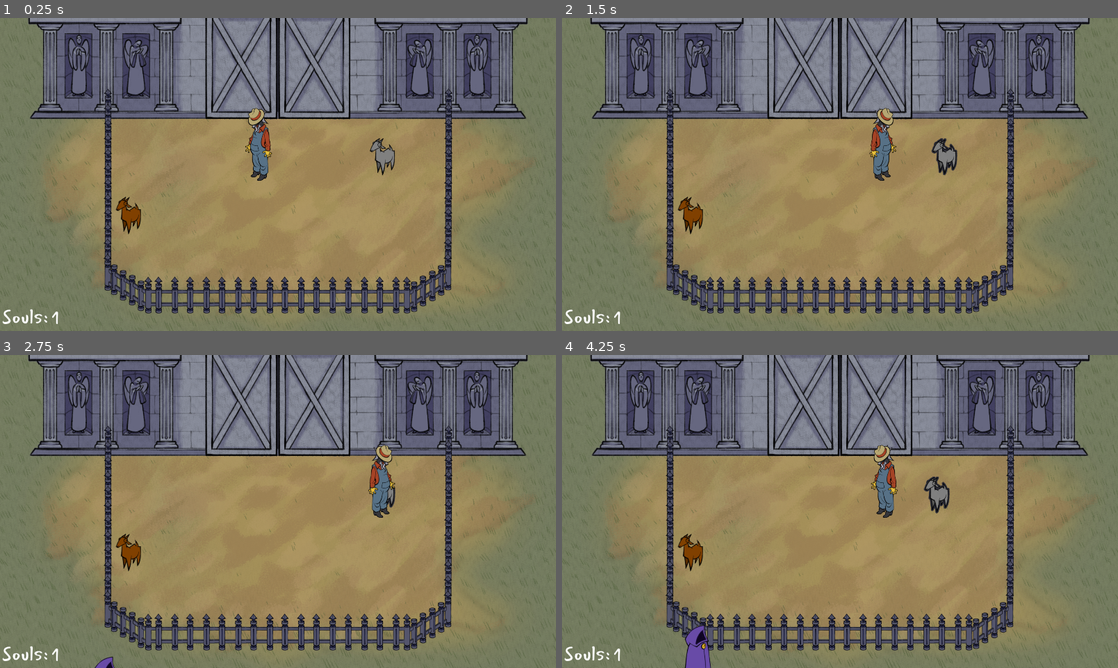
Above: before the commit, frames 1-4 (two rows, left to right).
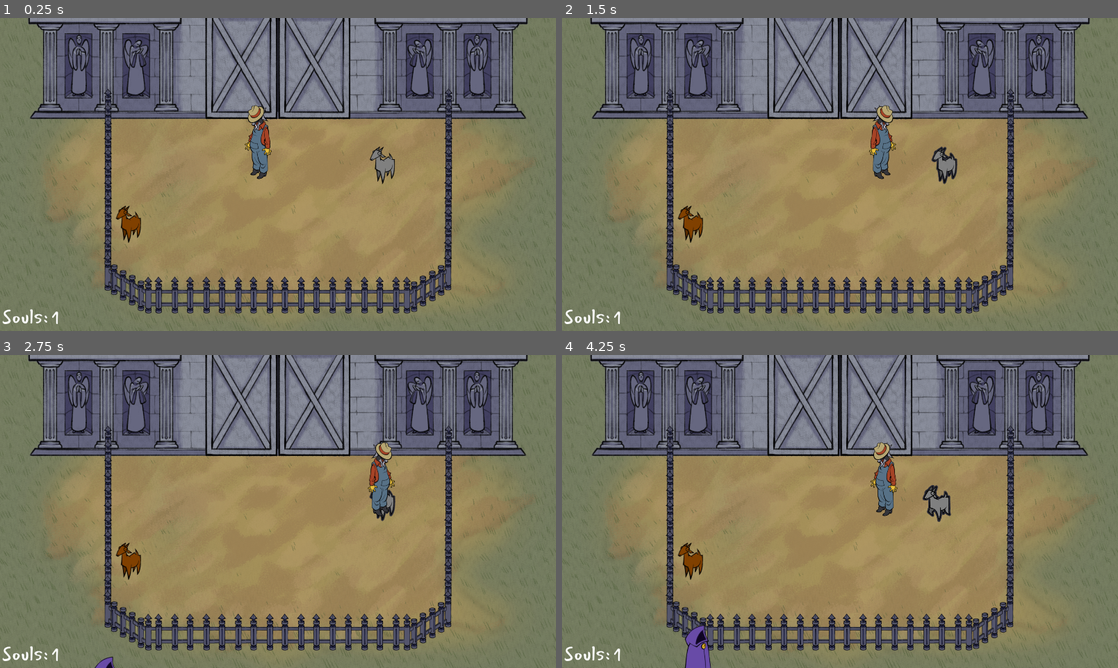
Above: after the commit, the same moments.

Repository: jadicodes/goat-game
Game: Godot game, scene res://farm/farm.tscn
The game is run twice, just before and just after one commit, with the same random seed, the same clock (stepped at 60 frames per second) and the same inputs.
Inputs (mouse positions are in pixels of both pictures, inside the frame that each line leads up to):
- Up to frame 1 (0.25 s): no input
- Up to frame 2 (1.5 s): tap Enter at 0.5 s; move the mouse to (962, 158) at 0.52 s; hold D (move_right) 0.53-1.25 s; hold E (interact) 0.53-1.25 s; click (962, 158) at 0.67 s; drag from (728, 190) to (840, 80) at 1.27 s
- Up to frame 3 (2.75 s): tap Space at 2 s; move the mouse to (333, 442) at 2.02 s; hold D (move_right) from 2.03 s (still down); tap Alt at 2.1 s
- Up to frame 4 (4.25 s): release D (move_right) at 2.75 s; drag from (812, 574) to (689, 561) at 2.77 s; move the mouse to (1006, 558) at 3.52 s; hold A (move_left) from 3.53 s (still down); hold E (interact) from 3.53 s (still down)

The runs differ from the first frame. In frame 1, 1.2% of the frame differs, in the area x 20-71%, y 27-72%; in frame 2, 1.2%; in frame 3, 0.9%; in frame 4, 1.3%, in the area x 20-70%, y 27-72%.

Commit message:
Switch to animated sprite for directional_sprite

Diff:
--- a/project/directional_sprite/directional_sprite.gd
+++ b/project/directional_sprite/directional_sprite.gd
@@ -1,11 +1,6 @@
-@tool
+# @tool
 class_name DirectionalSprite2D
-extends Sprite2D
-
-@export var _sprite_front: Texture2D
-@export var _sprite_back: Texture2D
-@export var _front_flipped: bool = false
-@export var _back_flipped: bool = false
+extends AnimatedSprite2D
 
 var _character: CharacterBody2D
 
@@ -39,9 +34,9 @@
 
 
 func _update_sprite() -> void:
-	if _is_front:
-		texture = _sprite_front
-		flip_h = _front_flipped if _is_left else not _front_flipped
+	if _character.velocity == Vector2.ZERO:
+		play("idle_front" if _is_front else "idle_back")
 	else:
-		texture = _sprite_back
-		flip_h = _back_flipped if _is_left else not _back_flipped
+		play("walk_front" if _is_front else "walk_back")
+
+	flip_h = not _is_left
--- a/project/farmer/farmer.tscn
+++ b/project/farmer/farmer.tscn
@@ -1,9 +1,44 @@
-[gd_scene load_steps=7 format=3 uid="uid://cqdu4npym77hm"]
+[gd_scene load_steps=8 format=3 uid="uid://cqdu4npym77hm"]
 
 [ext_resource type="Script" uid="uid://dm2umt83y7wau" path="res://farmer/farmer.gd" id="1_7h16g"]
 [ext_resource type="Texture2D" uid="uid://sqj3sppvhpj6" path="res://farmer/farmer_sprite.png" id="2_7h16g"]
+[ext_resource type="Texture2D" uid="uid://cqxdafnj0jnjq" path="res://farmer/farmer_sprite_back.png" id="2_d38dk"]
 [ext_resource type="Script" uid="uid://d20spc7xxot7" path="res://directional_sprite/directional_sprite.gd" id="2_vm3ej"]
-[ext_resource type="Texture2D" uid="uid://cqxdafnj0jnjq" path="res://farmer/farmer_sprite_back.png" id="4_d38dk"]
+
+[sub_resource type="SpriteFrames" id="SpriteFrames_4difp"]
+animations = [{
+"frames": [{
+"duration": 1.0,
+"texture": ExtResource("2_d38dk")
+}],
+"loop": true,
+"name": &"idle_back",
+"speed": 5.0
+}, {
+"frames": [{
+"duration": 1.0,
+"texture": ExtResource("2_7h16g")
+}],
+"loop": true,
+"name": &"idle_front",
+"speed": 5.0
+}, {
+"frames": [{
+"duration": 1.0,
+"texture": ExtResource("2_d38dk")
+}],
+"loop": true,
+"name": &"walk_back",
+"speed": 5.0
+}, {
+"frames": [{
+"duration": 1.0,
+"texture": ExtResource("2_7h16g")
+}],
+"loop": true,
+"name": &"walk_front",
+"speed": 5.0
+}]
 
 [sub_resource type="CircleShape2D" id="CircleShape2D_7h16g"]
 radius = 32.249
@@ -16,15 +51,12 @@
 motion_mode = 1
 script = ExtResource("1_7h16g")
 
-[node name="DirectionalSprite2D" type="Sprite2D" parent="."]
-y_sort_enabled = true
-position = Vector2(5.96046e-08, -7.62939e-06)
-scale = Vector2(0.995026, 0.987494)
-texture = ExtResource("2_7h16g")
-offset = Vector2(1.005, -97.2158)
+[node name="DirectionalSprite2D" type="AnimatedSprite2D" parent="."]
+sprite_frames = SubResource("SpriteFrames_4difp")
+animation = &"walk_front"
+autoplay = "idle_front"
+offset = Vector2(0, -104)
 script = ExtResource("2_vm3ej")
-_sprite_front = ExtResource("2_7h16g")
-_sprite_back = ExtResource("4_d38dk")
 metadata/_custom_type_script = "uid://d20spc7xxot7"
 
 [node name="CollisionShape2D" type="CollisionShape2D" parent="."]
--- a/project/goat/goat.gd
+++ b/project/goat/goat.gd
@@ -13,7 +13,7 @@
 
 @onready var state_machine: StateMachine = $StateMachine
 @onready var hit_box: Area2D = $HitBox
-@onready var _sprite: Sprite2D = %DirectionalSprite2D
+@onready var _sprite: DirectionalSprite2D = %DirectionalSprite2D
 @onready var _audio_player: AudioStreamPlayer = %AudioStreamPlayer
 # @onready var _collision_shape: CollisionShape2D = $CollisionShape2D
 
--- a/project/goat/goat.tscn
+++ b/project/goat/goat.tscn
@@ -15,15 +15,83 @@
 [ext_resource type="AudioStream" uid="uid://bj3wid3oag8h1" path="res://audio/noise/scream_1.wav" id="13_jg6it"]
 [ext_resource type="AudioStream" uid="uid://ttrmypqd77wu" path="res://audio/noise/scream_2.wav" id="14_nigfc"]
 [ext_resource type="AudioStream" uid="uid://dw3ttkol73swo" path="res://audio/noise/tiny_bleat.wav" id="15_kji8r"]
+[ext_resource type="Texture2D" uid="uid://c7haq3bigbuex" path="res://goat/goat_walk_front_sprite_sheet.png" id="16_m3eqh"]
 
-[sub_resource type="ShaderMaterial" id="ShaderMaterial_l80ky"]
+[sub_resource type="ShaderMaterial" id="ShaderMaterial_jg6it"]
 resource_local_to_scene = true
-shader = ExtResource("2_rf04r")
+shader = ExtResource("2_m3eqh")
 shader_parameter/allow_out_of_bounds = true
 shader_parameter/outline_thickness = 4.0
 shader_parameter/outline_color = Color(0.329412, 0.333333, 0.423529, 1)
 shader_parameter/enabled = false
-shader_parameter/modulate_color = Color(0.190762, 0.190762, 0.190762, 1)
+shader_parameter/modulate_color = Color(1, 1, 1, 1)
+
+[sub_resource type="AtlasTexture" id="AtlasTexture_jg6it"]
+atlas = ExtResource("16_m3eqh")
+region = Rect2(0, 0, 128, 128)
+
+[sub_resource type="AtlasTexture" id="AtlasTexture_nigfc"]
+atlas = ExtResource("16_m3eqh")
+region = Rect2(128, 0, 128, 128)
+
+[sub_resource type="AtlasTexture" id="AtlasTexture_kji8r"]
+atlas = ExtResource("16_m3eqh")
+region = Rect2(256, 0, 128, 128)
+
+[sub_resource type="AtlasTexture" id="AtlasTexture_wq21q"]
+atlas = ExtResource("16_m3eqh")
+region = Rect2(384, 0, 128, 128)
+
+[sub_resource type="AtlasTexture" id="AtlasTexture_0iwim"]
+atlas = ExtResource("16_m3eqh")
+region = Rect2(512, 0, 128, 128)
+
+[sub_resource type="SpriteFrames" id="SpriteFrames_cwojh"]
+animations = [{
+"frames": [{
+"duration": 1.0,
+"texture": ExtResource("4_rf04r")
+}],
+"loop": true,
+"name": &"idle_back",
+"speed": 5.0
+}, {
+"frames": [{
+"duration": 1.0,
+"texture": ExtResource("4_xcji4")
+}],
+"loop": true,
+"name": &"idle_front",
+"speed": 5.0
+}, {
+"frames": [{
+"duration": 1.0,
+"texture": ExtResource("4_rf04r")
+}],
+"loop": true,
+"name": &"walk_back",
+"speed": 5.0
+}, {
+"frames": [{
+"duration": 1.0,
+"texture": SubResource("AtlasTexture_jg6it")
+}, {
+"duration": 1.0,
+"texture": SubResource("AtlasTexture_nigfc")
+}, {
+"duration": 1.0,
+"texture": SubResource("AtlasTexture_kji8r")
+}, {
+"duration": 1.0,
+"texture": SubResource("AtlasTexture_wq21q")
+}, {
+"duration": 1.0,
+"texture": SubResource("AtlasTexture_0iwim")
+}],
+"loop": true,
+"name": &"walk_front",
+"speed": 5.0
+}]
 
 [sub_resource type="CircleShape2D" id="CircleShape2D_whs48"]
 radius = 48.0
@@ -51,16 +119,16 @@
 motion_mode = 1
 script = ExtResource("1_rf04r")
 
-[node name="DirectionalSprite2D" type="Sprite2D" parent="."]
+[node name="DirectionalSprite2D" type="AnimatedSprite2D" parent="."]
 unique_name_in_owner = true
-y_sort_enabled = true
-material = SubResource("ShaderMaterial_l80ky")
-texture = ExtResource("4_xcji4")
-offset = Vector2(0, -30)
+material = SubResource("ShaderMaterial_jg6it")
+position = Vector2(51, -49)
+sprite_frames = SubResource("SpriteFrames_cwojh")
+animation = &"idle_front"
+autoplay = "idle_front"
+frame_progress = 0.939734
+offset = Vector2(-51, 49)
 script = ExtResource("2_d2nyf")
-_sprite_front = ExtResource("4_xcji4")
-_sprite_back = ExtResource("4_rf04r")
-_back_flipped = true
 metadata/_custom_type_script = "uid://d20spc7xxot7"
 
 [node name="CollisionShape2D" type="CollisionShape2D" parent="."]
--- a/project/shopper/shopper.tscn
+++ b/project/shopper/shopper.tscn
@@ -23,6 +23,41 @@
 shader_parameter/enabled = false
 shader_parameter/modulate_color = Color(1, 1, 1, 1)
 
+[sub_resource type="SpriteFrames" id="SpriteFrames_gio20"]
+animations = [{
+"frames": [{
+"duration": 1.0,
+"texture": ExtResource("2_ldiyr")
+}],
+"loop": true,
+"name": &"idle_back",
+"speed": 5.0
+}, {
+"frames": [{
+"duration": 1.0,
+"texture": ExtResource("2_ldiyr")
+}],
+"loop": true,
+"name": &"idle_front",
+"speed": 5.0
+}, {
+"frames": [{
+"duration": 1.0,
+"texture": ExtResource("2_ldiyr")
+}],
+"loop": true,
+"name": &"walk_back",
+"speed": 5.0
+}, {
+"frames": [{
+"duration": 1.0,
+"texture": ExtResource("2_ldiyr")
+}],
+"loop": true,
+"name": &"walk_front",
+"speed": 5.0
+}]
+
 [sub_resource type="CapsuleShape2D" id="CapsuleShape2D_avbde"]
 radius = 64.0
 height = 128.0
@@ -46,19 +81,15 @@
 motion_mode = 1
 script = ExtResource("1_jyoi8")
 
-[node name="DirectionalSprite2D" type="Sprite2D" parent="."]
+[node name="DirectionalSprite2D" type="AnimatedSprite2D" parent="."]
 unique_name_in_owner = true
-y_sort_enabled = true
 material = SubResource("ShaderMaterial_aacoh")
-position = Vector2(-1, 126)
-texture = ExtResource("2_ldiyr")
-offset = Vector2(1, -126)
-flip_h = true
+position = Vector2(0, 99)
+sprite_frames = SubResource("SpriteFrames_gio20")
+animation = &"walk_front"
+autoplay = "idle_front"
+offset = Vector2(0, -99)
 script = ExtResource("11_gm5io")
-_sprite_front = ExtResource("2_ldiyr")
-_sprite_back = ExtResource("2_ldiyr")
-_front_flipped = true
-_back_flipped = true
 metadata/_custom_type_script = "uid://d20spc7xxot7"
 
 [node name="CollisionShape2D" type="CollisionShape2D" parent="."]
Not shown: 1 places in project/goat/goat.tscn that only renumber resources
Binary file changed: project/goat/goat_sprite_back.png
Not shown, added: project/goat/goat_walk_front_sprite_sheet.png.import
Binary file changed: project/shopper/cultist_sprite.png
Not shown: 1 places in project/shopper/shopper.tscn that only renumber resources
